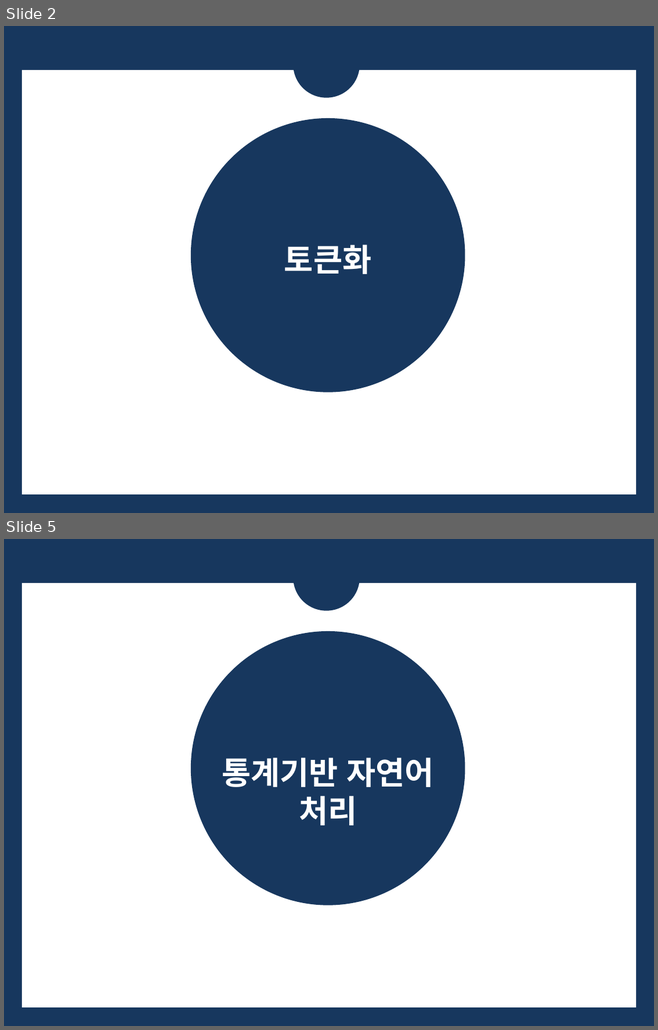
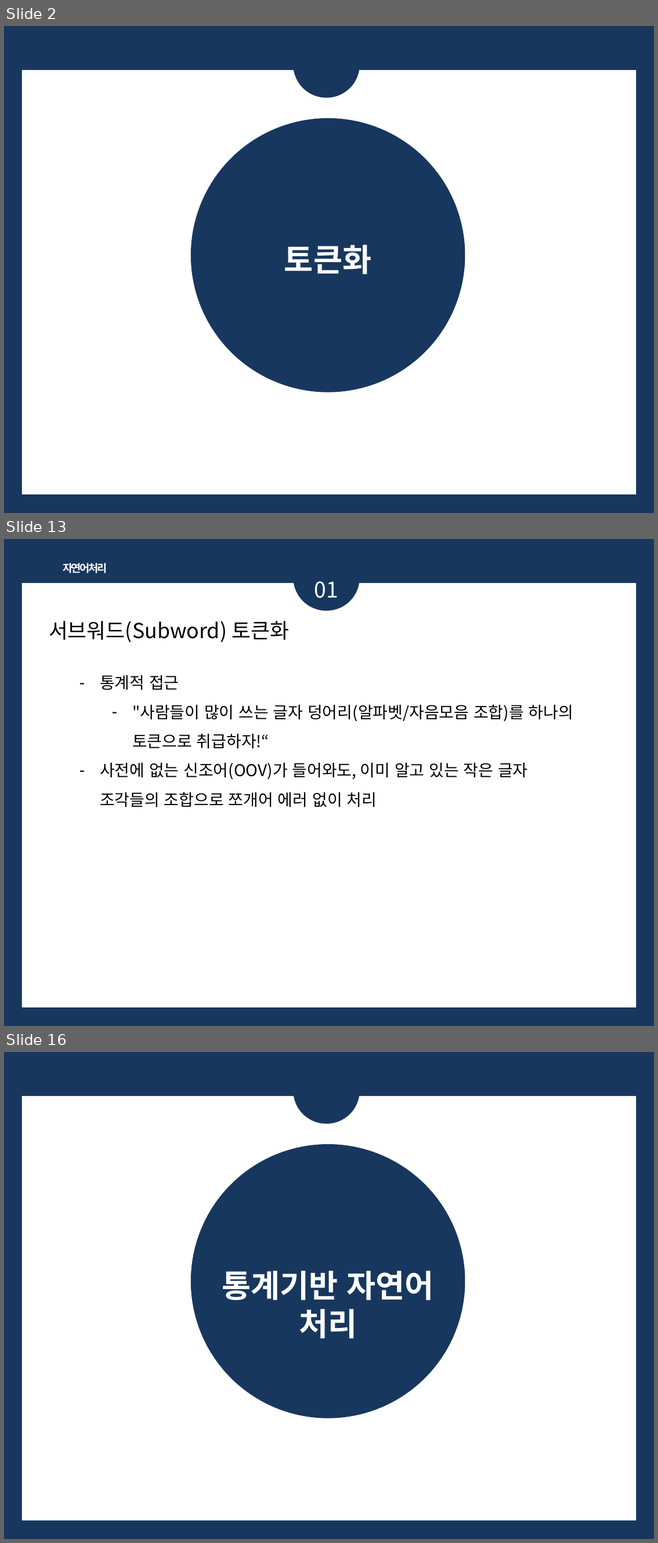
Before and after one commit to bsmoon-86/multicam_2025, a slide deck: PPT/자연어처리_정리.pptx. Shown one above the other, each under a label of ours: slides 2 and 5 before the commit, slides 2, 13 and 16 after it; the slides between them are not shown. The pictures are 658x1030 and 658x1543 pixels, drawn with LibreOffice and Linux fonts; fonts in the diff are those of the drawing. Boxes give left, top, right and bottom in pixels: in the first picture for what was removed or moved away, otherwise in the second. Text is boxed around its words. In the diff, an @@ line names an element or a change of style, - is before the commit and + after.

```diff
--- a/PPT/자연어처리_정리.pptx
+++ b/PPT/자연어처리_정리.pptx
@@ slide 13 added at bbox=[4, 539, 654, 1026], background #17375E; not listed: 1 template element that a slide beside it also shows @@
@@ ellipse added at bbox=[293, 544, 360, 610], fill #17375E @@
@@ text added at bbox=[63, 563, 107, 573], 12 pt, text #FFFFFF, bold @@
+자연어처리
@@ text added at bbox=[314, 581, 338, 598], 24 pt, text #FFFFFF @@
+01
@@ text added at bbox=[49, 621, 289, 642], 23 pt, text #000000 @@
+서브워드(Subword) 토큰화
@@ text added at bbox=[100, 675, 573, 808], 18 pt, text #000000 @@
+– 통계적 접근
+  – "사람들이 많이 쓰는 글자 덩어리(알파벳/자음모음 조합)를 하나의 토큰으로 취급하자!“
+– 사전에 없는 신조어(OOV)가 들어와도, 이미 알고 있는 작은 글자 조각들의 조합으로 쪼개어 에러 없이 처리
@@ what was slide 5 is now slide 16 @@
```
Also in this commit, not shown: 2 slides changed, 10 other slides added, 1 other file.
